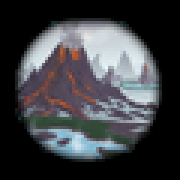
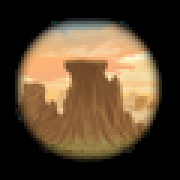
Revision of a layered 180 x 180 image; what changed, layer by layer:
added layer "Layer 35" above "Layer 34" over bbox(15, 18, 162, 162)
